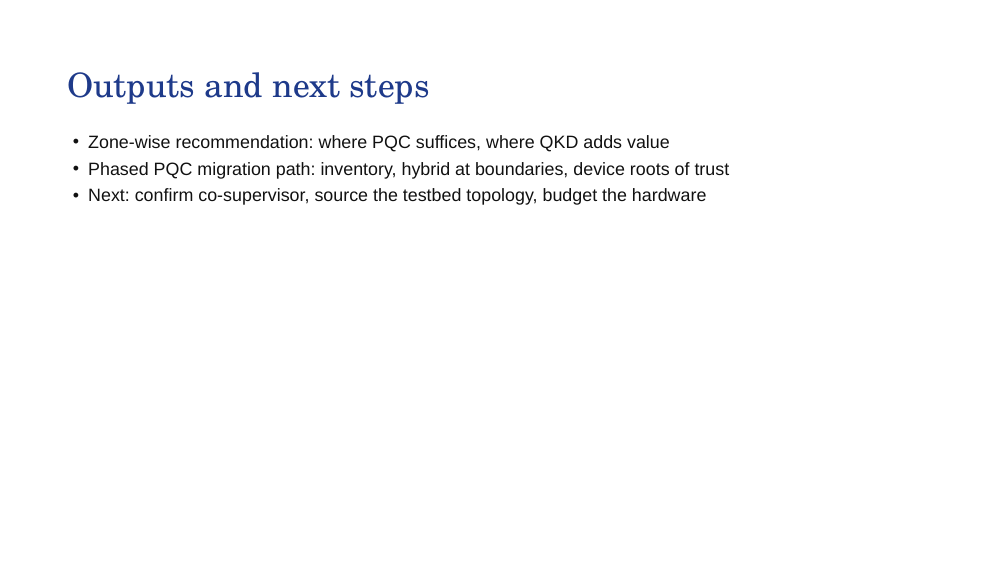
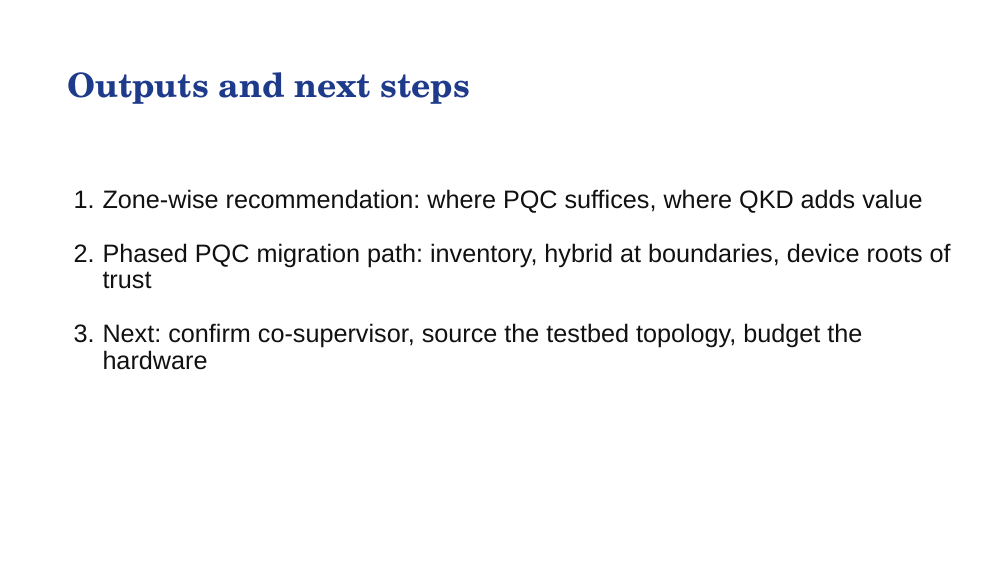
Before and after one commit to SAMeh-ZAGhloul/QRNF_True_Randomness_Tests, a slide deck: slide 14 of Docs/Zone-Wise PQC and QKD for SMR Control Systems.pptx. Drawn at 1008x567 pixels with LibreOffice and Linux fonts; fonts in the diff are those of the drawing. Boxes give left, top, right and bottom in pixels: in the first picture for what was removed or moved away, otherwise in the second. Text is boxed around its words. In the diff, an @@ line names an element or a change of style, - is before the commit and + after.

```diff
--- a/Docs/Zone-Wise PQC and QKD for SMR Control Systems.pptx
+++ b/Docs/Zone-Wise PQC and QKD for SMR Control Systems.pptx
@@ title "Outputs and next steps" at [67, 72, 470, 104]: bold on @@
@@ text "Zone-wise recommendation: where PQC suffices, ...": place and size @@
-text "Zone-wise recommendation: where PQC suffices, ..." at [88, 135, 730, 205]
+text "Zone-wise recommendation: where PQC suffices, ..." at [103, 189, 951, 370]
@@ text "Zone-wise recommendation: where PQC suffices, ..." at [103, 189, 951, 370]: size 17 to 24 pt; bullet • to 1. @@
```
Also in this commit, not shown: 13 other slides changed, 1 other file.
